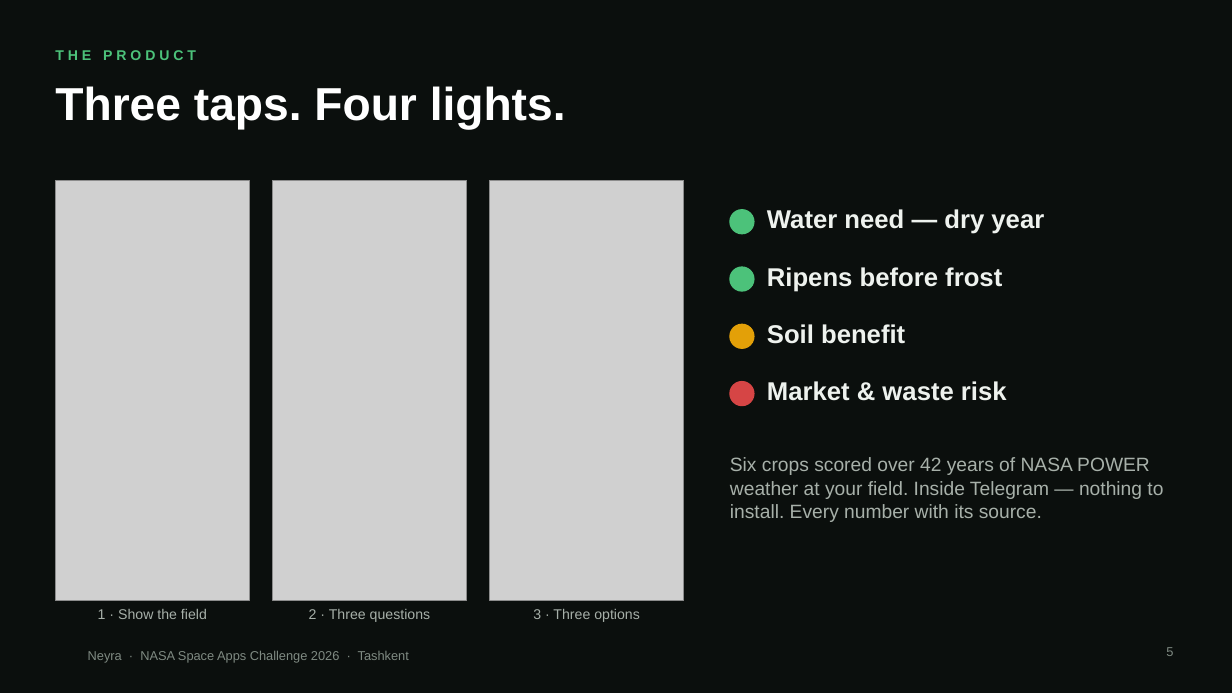
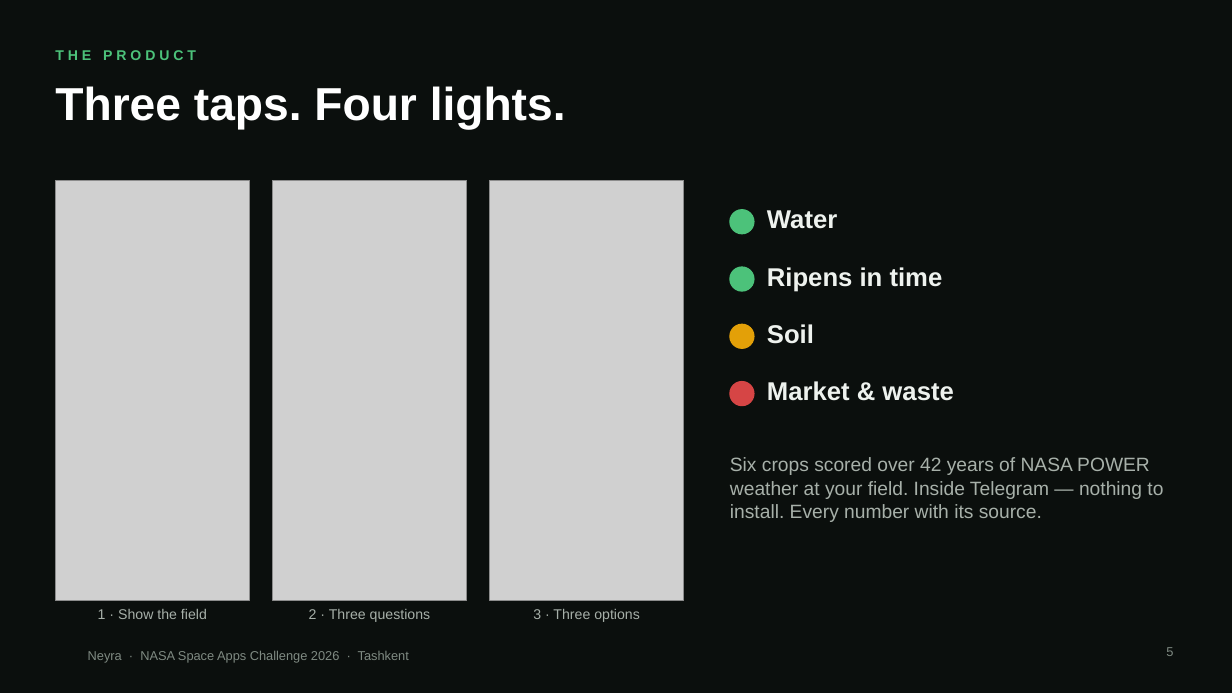
Before and after one commit to davlatshoh-bakhtiyorov/ulugbekcrewnasa, a slide deck: slide 5 of docs/demo/Neyra-pitch.pptx. Drawn at 1232x693 pixels with LibreOffice and Linux fonts; fonts in the diff are those of the drawing; grey boxes stand for pictures; background and template pictures are left out. Boxes give left, top, right and bottom in pixels: in the first picture for what was removed or moved away, otherwise in the second. Text is boxed around its words. In the diff, an @@ line names an element or a change of style, - is before the commit and + after.

```diff
--- a/docs/demo/Neyra-pitch.pptx
+++ b/docs/demo/Neyra-pitch.pptx
@@ text at box(767, 210, 837, 229): text changed @@
-Water need — dry year
+Water
@@ text at box(767, 267, 943, 292): text changed @@
-Ripens before frost
+Ripens in time
@@ text at box(767, 324, 814, 344): text changed @@
-Soil benefit
+Soil
@@ text at box(767, 381, 953, 401): text changed @@
-Market & waste risk
+Market & waste
```
Also in this commit, not shown: 2 other slides changed, 10 other files.
